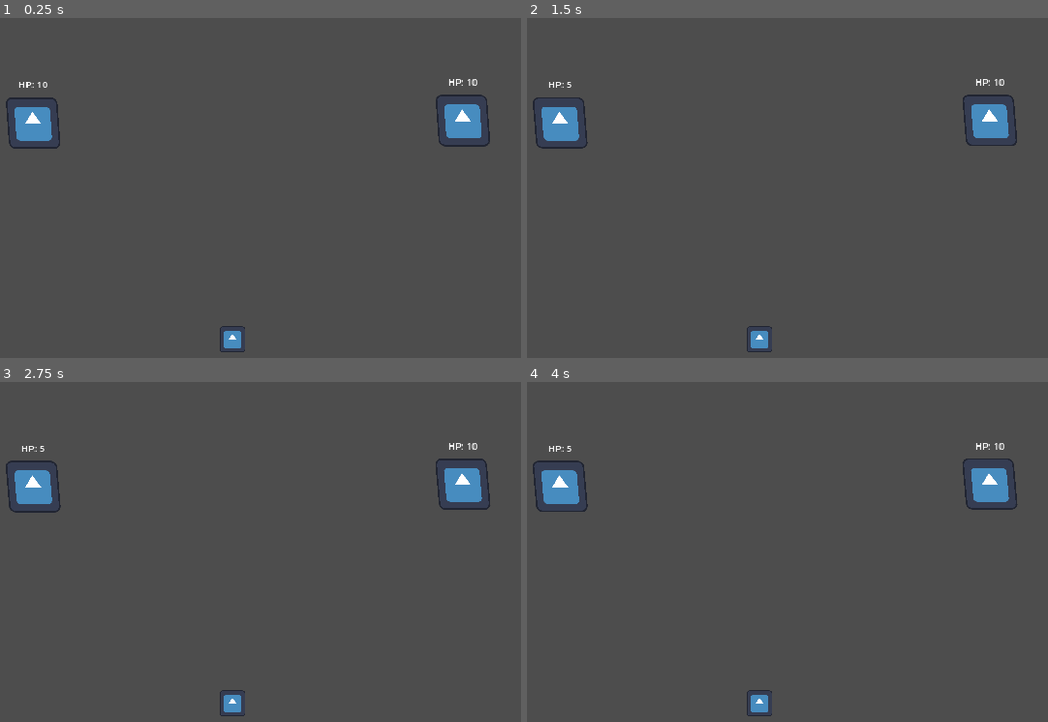
Above: before the commit, frames 1-4 (two rows, left to right).
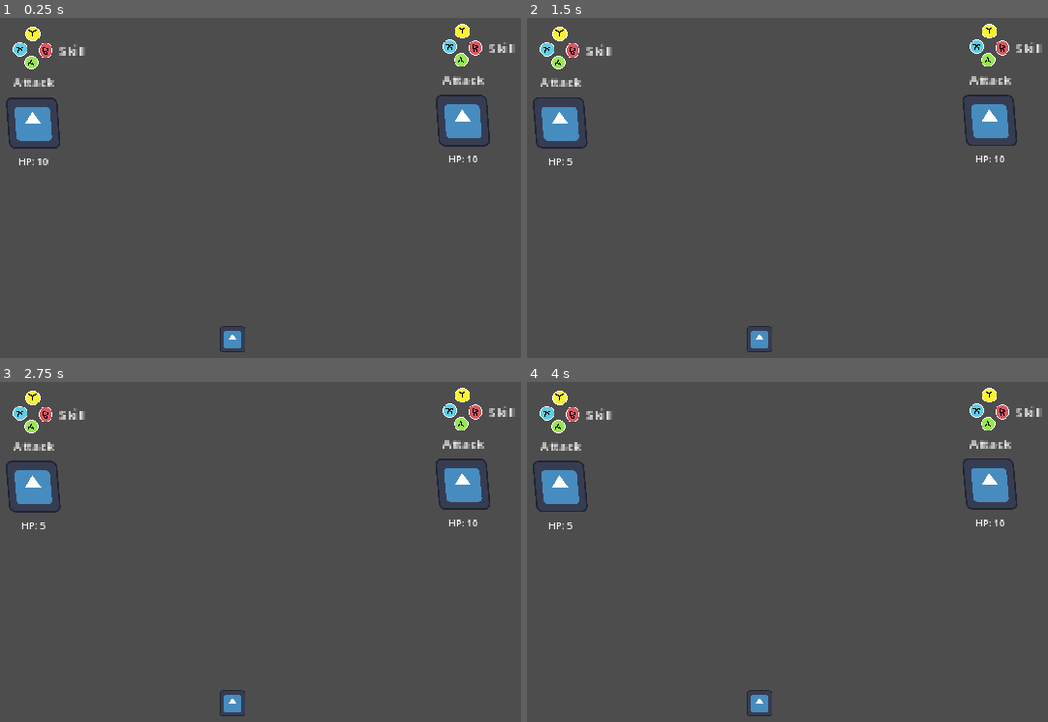
Above: after the commit, the same moments.

Repository: hyperdriveguy/eivbos
Game: Godot game, scene res://battle/battle.tscn
Same seed, same stepped clock (60 frames per second), same inputs: the game is played once before the commit and once after it. The engine's default icon, where the game draws it, is replaced by a stand-in: a white triangle on a blue panel in a dark square.
Inputs:
- Up to frame 1 (0.25 s): no input
- Up to frame 2 (1.5 s): hold D (move_right) 0.53-1.28 s; tap A (attack_battle) at 0.6 s; tap Enter at 1.25 s; hold S (move_down) from 1.28 s (still down); tap Space (join) at 1.35 s
- Up to frame 3 (2.75 s): release S (move_down) at 2.03 s; hold D (move_right) from 2.03 s (still down); tap A (attack_battle) at 2.1 s
- Up to frame 4 (4 s): tap Space (join) at 2.75, 2.85 s; release D (move_right) at 2.78 s; hold W (move_up) 2.78-3.53 s; tap Enter at 3.5 s; hold S (move_down) from 3.53 s (still down); tap A (attack_battle) at 3.6 s

The runs differ from the first frame. In frame 1, 1.3% of the frame differs, in the area x 2-99%, y 1-44%; in frame 2, 1.3%; in frame 3, 1.3%; in frame 4, 1.3%.
Error in both runs: Assertion failed: Device 0 has no actions. Maybe the joypad is disconnected. (res://addons/multiplayer_input/multiplayer_input.gd:159)

Commit message:
Add button icons

Diff:
--- a/battle/player_battler/player_battler.tscn
+++ b/battle/player_battler/player_battler.tscn
@@ -1,7 +1,8 @@
-[gd_scene load_steps=8 format=3 uid="uid://dfvmq53rsquxp"]
+[gd_scene load_steps=20 format=3 uid="uid://dfvmq53rsquxp"]
 
 [ext_resource type="Texture2D" uid="uid://n623w770lwdc" path="res://icon.svg" id="1_hqrjk"]
 [ext_resource type="Script" path="res://battle/player_battler/player_battler.gd" id="1_yrk1p"]
+[ext_resource type="Texture2D" uid="uid://bryss1s56fwx" path="res://battle/player_battler/button-icons.png" id="3_bjvmw"]
 
 [sub_resource type="Animation" id="Animation_30xeb"]
 length = 0.001
@@ -68,44 +69,151 @@
 [sub_resource type="LabelSettings" id="LabelSettings_0yir2"]
 font_size = 24
 
-[sub_resource type="LabelSettings" id="LabelSettings_362ut"]
-font_size = 72
-outline_size = 1
-outline_color = Color(0.172833, 0.172833, 0.172833, 1)
-shadow_size = 3
-shadow_color = Color(0.00392157, 0.00392157, 0.00392157, 0.580392)
-shadow_offset = Vector2(2, 1)
+[sub_resource type="AtlasTexture" id="AtlasTexture_cextx"]
+atlas = ExtResource("3_bjvmw")
+region = Rect2(0, 0, 64, 64)
+
+[sub_resource type="AtlasTexture" id="AtlasTexture_r2rwu"]
+atlas = ExtResource("3_bjvmw")
+region = Rect2(256, 0, 64, 64)
+
+[sub_resource type="AtlasTexture" id="AtlasTexture_tfa3r"]
+atlas = ExtResource("3_bjvmw")
+region = Rect2(0, 0, 64, 64)
+
+[sub_resource type="AtlasTexture" id="AtlasTexture_dmn6g"]
+atlas = ExtResource("3_bjvmw")
+region = Rect2(192, 0, 64, 64)
+
+[sub_resource type="AtlasTexture" id="AtlasTexture_8lagp"]
+atlas = ExtResource("3_bjvmw")
+region = Rect2(0, 0, 64, 64)
+
+[sub_resource type="AtlasTexture" id="AtlasTexture_1but0"]
+atlas = ExtResource("3_bjvmw")
+region = Rect2(128, 0, 64, 64)
+
+[sub_resource type="AtlasTexture" id="AtlasTexture_xxfhf"]
+atlas = ExtResource("3_bjvmw")
+region = Rect2(0, 0, 64, 64)
+
+[sub_resource type="AtlasTexture" id="AtlasTexture_7makd"]
+atlas = ExtResource("3_bjvmw")
+region = Rect2(64, 0, 64, 64)
+
+[sub_resource type="AtlasTexture" id="AtlasTexture_u7u7w"]
+atlas = ExtResource("3_bjvmw")
+region = Rect2(0, 0, 64, 64)
+
+[sub_resource type="SpriteFrames" id="SpriteFrames_b2sj3"]
+animations = [{
+"frames": [{
+"duration": 1.0,
+"texture": SubResource("AtlasTexture_cextx")
+}, {
+"duration": 1.0,
+"texture": SubResource("AtlasTexture_r2rwu")
+}],
+"loop": true,
+"name": &"confirm a",
+"speed": 5.0
+}, {
+"frames": [{
+"duration": 1.0,
+"texture": SubResource("AtlasTexture_tfa3r")
+}, {
+"duration": 1.0,
+"texture": SubResource("AtlasTexture_dmn6g")
+}],
+"loop": true,
+"name": &"confirm b",
+"speed": 5.0
+}, {
+"frames": [{
+"duration": 1.0,
+"texture": SubResource("AtlasTexture_8lagp")
+}, {
+"duration": 1.0,
+"texture": SubResource("AtlasTexture_1but0")
+}],
+"loop": true,
+"name": &"confirm x",
+"speed": 5.0
+}, {
+"frames": [{
+"duration": 1.0,
+"texture": SubResource("AtlasTexture_xxfhf")
+}, {
+"duration": 1.0,
+"texture": SubResource("AtlasTexture_7makd")
+}],
+"loop": true,
+"name": &"confirm y",
+"speed": 5.0
+}, {
+"frames": [{
+"duration": 1.0,
+"texture": SubResource("AtlasTexture_u7u7w")
+}],
+"loop": true,
+"name": &"default",
+"speed": 5.0
+}]
+
+[sub_resource type="LabelSettings" id="LabelSettings_k6lqy"]
+
+[sub_resource type="LabelSettings" id="LabelSettings_duvr4"]
 
 [node name="PlayerBattler" type="Node2D"]
 script = ExtResource("1_yrk1p")
 
 [node name="AnimationPlayer" type="AnimationPlayer" parent="."]
-root_node = NodePath("../Sprite2D")
+root_node = NodePath("../BattlerSprite")
 libraries = {
 "": SubResource("AnimationLibrary_oxkq7")
 }
 
-[node name="Sprite2D" type="Sprite2D" parent="."]
+[node name="BattlerSprite" type="Sprite2D" parent="."]
 position = Vector2(0, -2)
 texture = ExtResource("1_hqrjk")
 
 [node name="HPLabel" type="Label" parent="."]
-offset_left = -94.0
-offset_top = -114.0
-offset_right = 95.0
-offset_bottom = -80.0
+offset_left = -93.0
+offset_top = 76.0
+offset_right = 96.0
+offset_bottom = 110.0
 text = "HP: #"
 label_settings = SubResource("LabelSettings_0yir2")
 horizontal_alignment = 1
 vertical_alignment = 1
 
-[node name="ConfirmActionLabel" type="Label" parent="."]
-visible = false
-offset_left = -332.0
-offset_top = -380.0
-offset_right = 336.0
-offset_bottom = -127.0
-text = "Confirm?"
-label_settings = SubResource("LabelSettings_362ut")
-horizontal_alignment = 1
-vertical_alignment = 2
+[node name="ActionIndicator" type="Node2D" parent="."]
+position = Vector2(2, -186)
+scale = Vector2(2, 2)
+
+[node name="AnimatedSprite2D" type="AnimatedSprite2D" parent="ActionIndicator"]
+sprite_frames = SubResource("SpriteFrames_b2sj3")
+frame_progress = 0.84343
+
+[node name="AttackLabel" type="Label" parent="ActionIndicator"]
+offset_left = -26.5
+offset_top = 29.0
+offset_right = 23.5
+offset_bottom = 52.0
+text = "Attack"
+label_settings = SubResource("LabelSettings_k6lqy")
+metadata/_edit_use_anchors_ = true
+
+[node name="Skill" type="Label" parent="ActionIndicator"]
+offset_left = 30.5
+offset_top = -10.5
+offset_right = 62.5
+offset_bottom = 12.5
+text = "Skill"
+label_settings = SubResource("LabelSettings_duvr4")
+
+[node name="Label" type="Label" parent="ActionIndicator"]
+offset_left = 30.5
+offset_top = -10.5
+offset_right = 70.5
+offset_bottom = 12.5
Binary file added: battle/player_battler/button-icons.ase
Binary file added: battle/player_battler/button-icons.png
Not shown, added: battle/player_battler/button-icons.png.import
Not shown, added: export_presets.cfg
